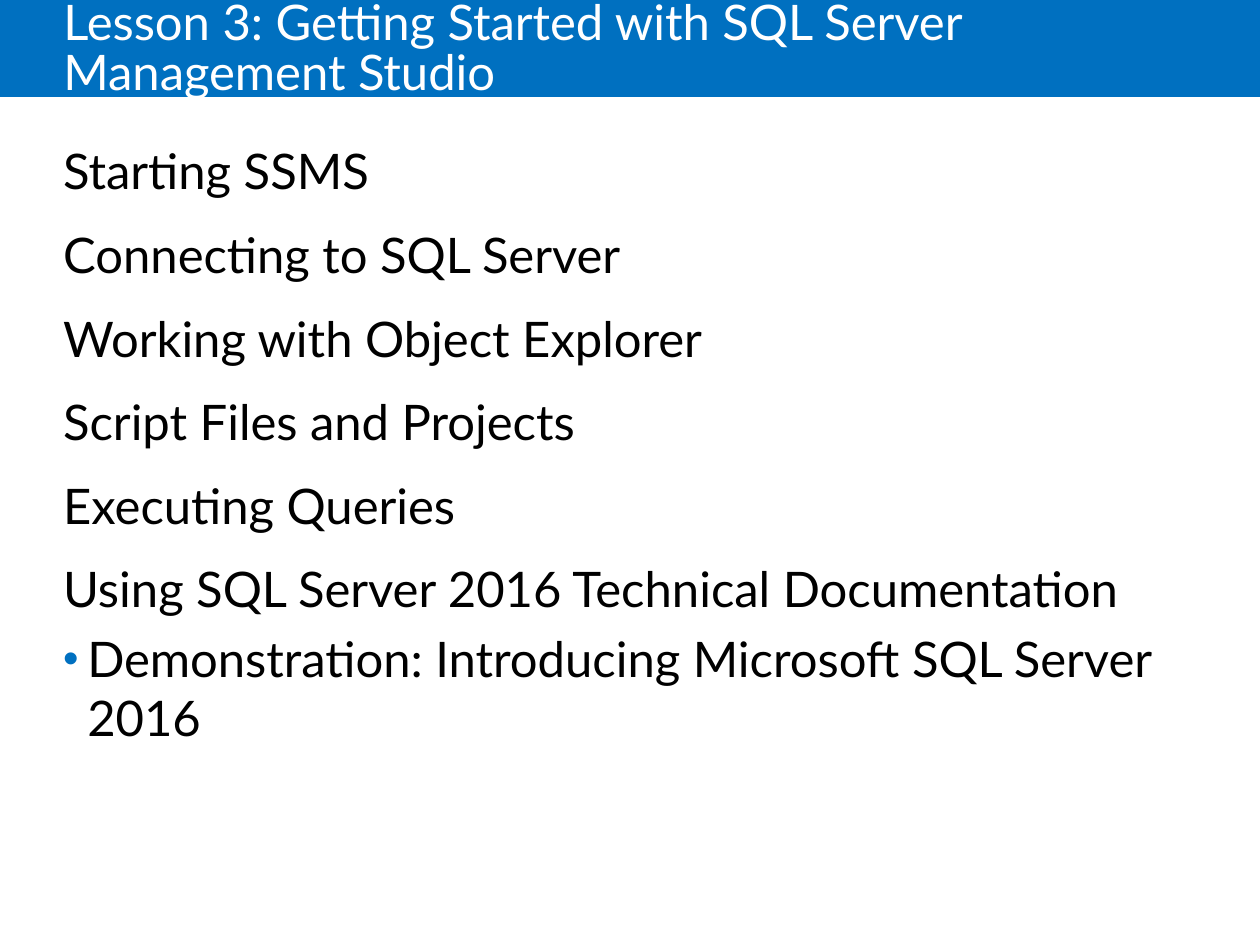
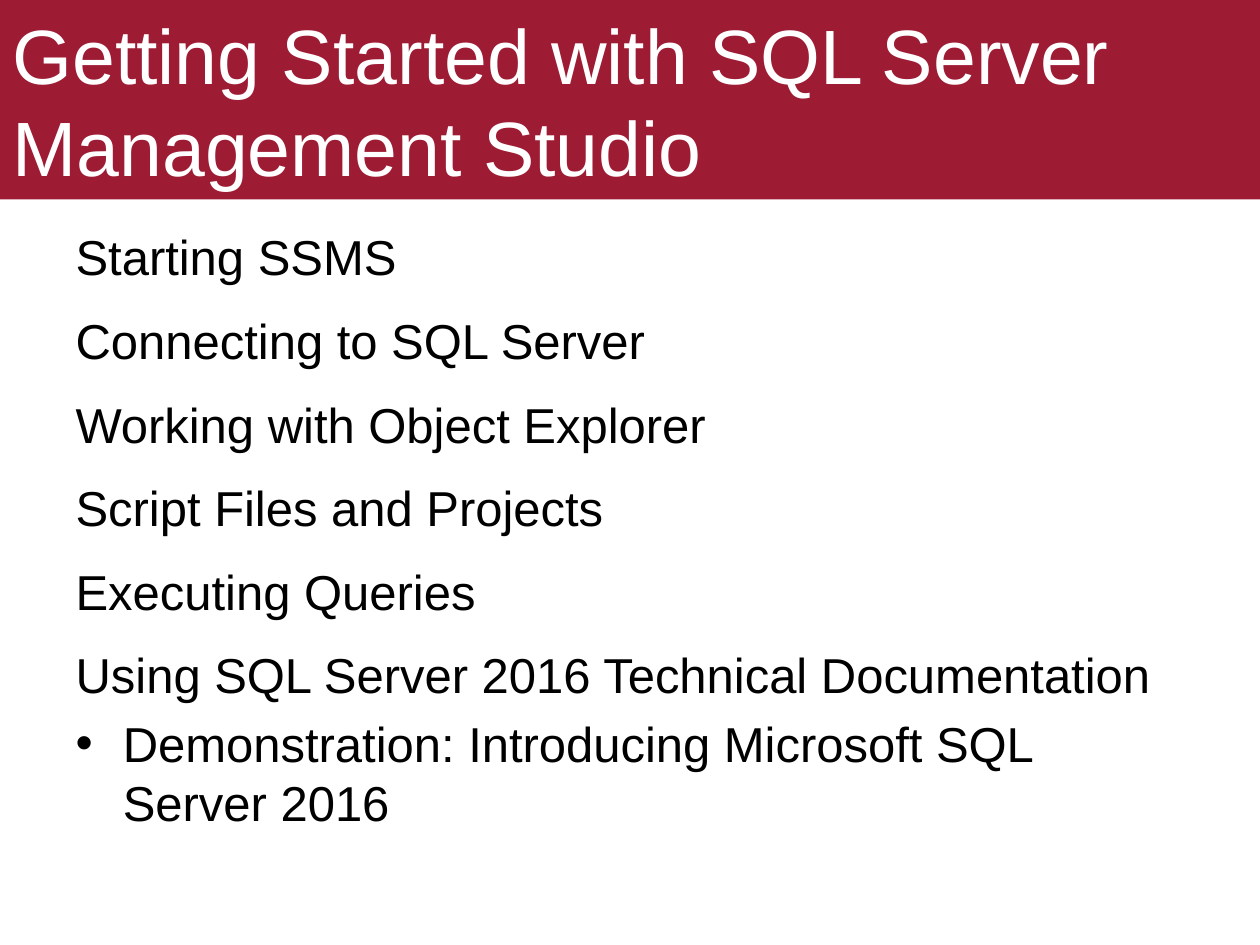
Before and after one commit to ekof-dss/teaching-samples-2021-22, a slide deck: slide 10 of presentations/05-03-ms-sql-server.ppt (slide 11 before the commit). Drawn at 1260x945 pixels with LibreOffice and Linux fonts; fonts in the diff are those of the drawing. Boxes give left, top, right and bottom in pixels: in the first picture for what was removed or moved away, otherwise in the second. Text is boxed around its words. In the diff, an @@ line names an element or a change of style, - is before the commit and + after.

```diff
--- a/presentations/05-03-ms-sql-server.ppt
+++ b/presentations/05-03-ms-sql-server.ppt
@@ title "Getting Started with SQL Server ...": place and size @@
-title "Getting Started with SQL Server ..." at [63, 4, 962, 101]
+title "Getting Started with SQL Server ..." at [0, 0, 1260, 199]
@@ title "Getting Started with SQL Server ..." at [0, 0, 1260, 199]: fill none to #9E1B34 @@
@@ rectangle removed at [0, 0, 1260, 97] @@
@@ title at [13, 28, 1109, 191]: text changed; size 28 to 44 pt; font Lato to Arial @@
-Lesson 3: Getting Started with SQL Server Management Studio
+Getting Started with SQL Server Management Studio
@@ text "Starting SSMS Connecting to SQL ...": place and size @@
-text "Starting SSMS Connecting to SQL ..." at [63, 153, 1152, 737]
+text "Starting SSMS Connecting to SQL ..." at [76, 239, 1150, 822]
@@ text "Starting SSMS Connecting to SQL ..." at [76, 239, 1150, 822]: font Lato to Arial; indent changed @@
```
Also in this commit, not shown: 14 other slides changed, 2 slides added, 8 slides removed, 23 other files.
